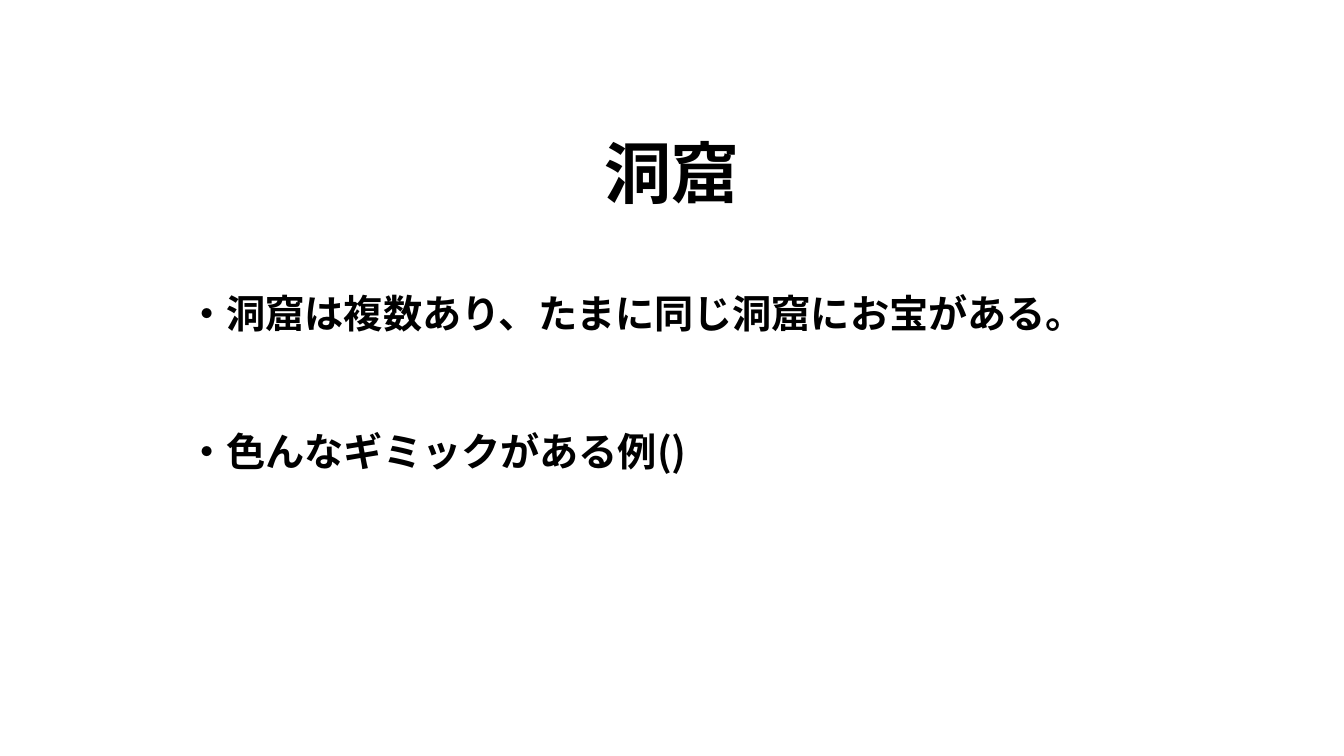
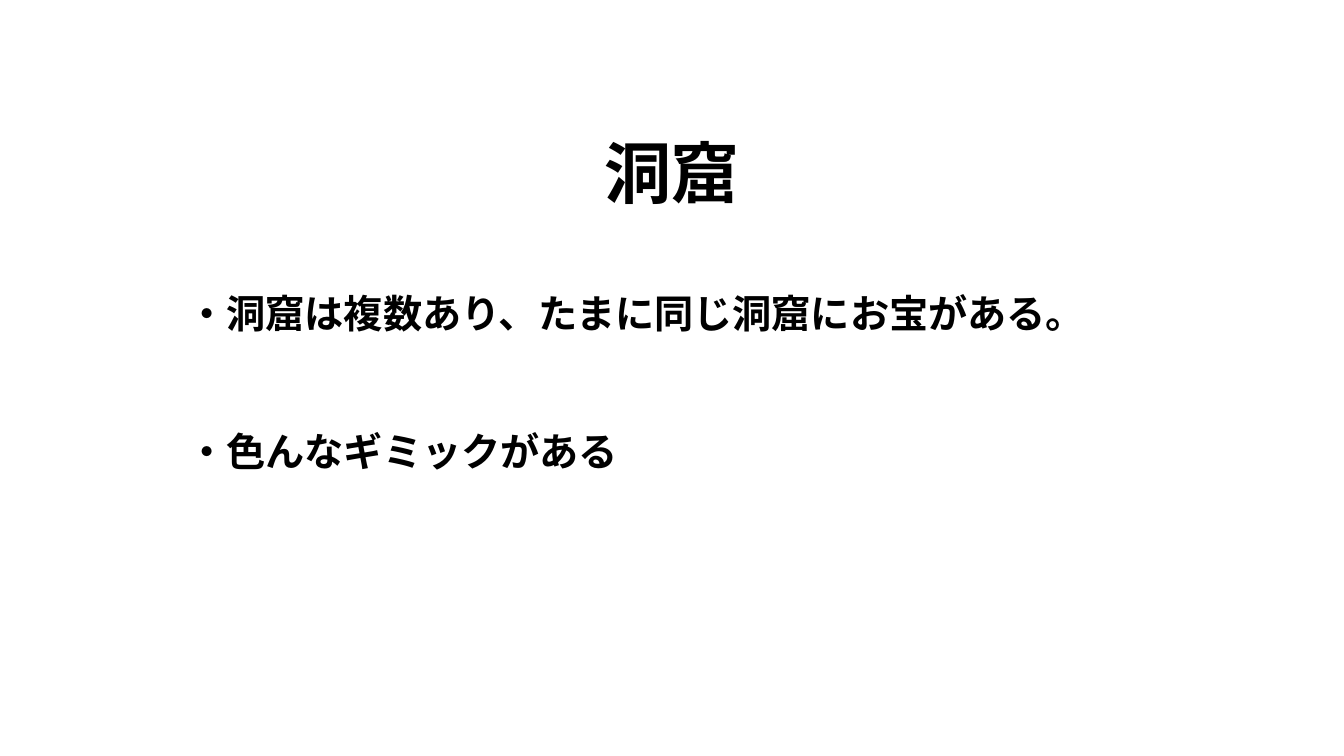
Before and after one commit to kirinokazuto/adventure, a slide deck: slide 6 of 企画書.pptx. Drawn at 1344x756 pixels with LibreOffice and Linux fonts; fonts in the diff are those of the drawing. Boxes give left, top, right and bottom in pixels: in the first picture for what was removed or moved away, otherwise in the second. Text is boxed around its words. In the diff, an @@ line names an element or a change of style, - is before the commit and + after.

```diff
--- a/企画書.pptx
+++ b/企画書.pptx
@@ text at (187, 432, 618, 470): text changed @@
-・色んなギミックがある例()
+・色んなギミックがある
```
Also in this commit, not shown: 1 slide removed.
